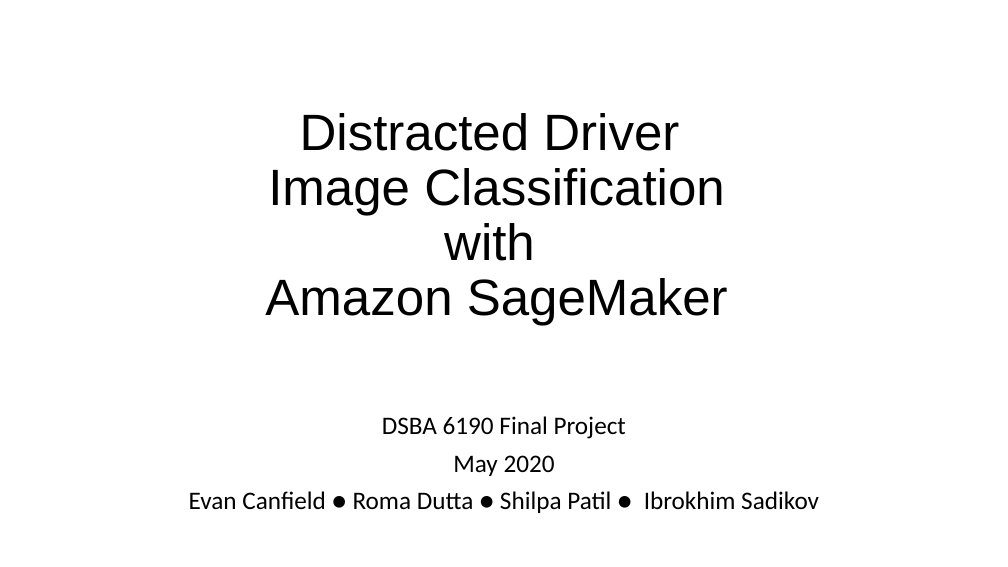
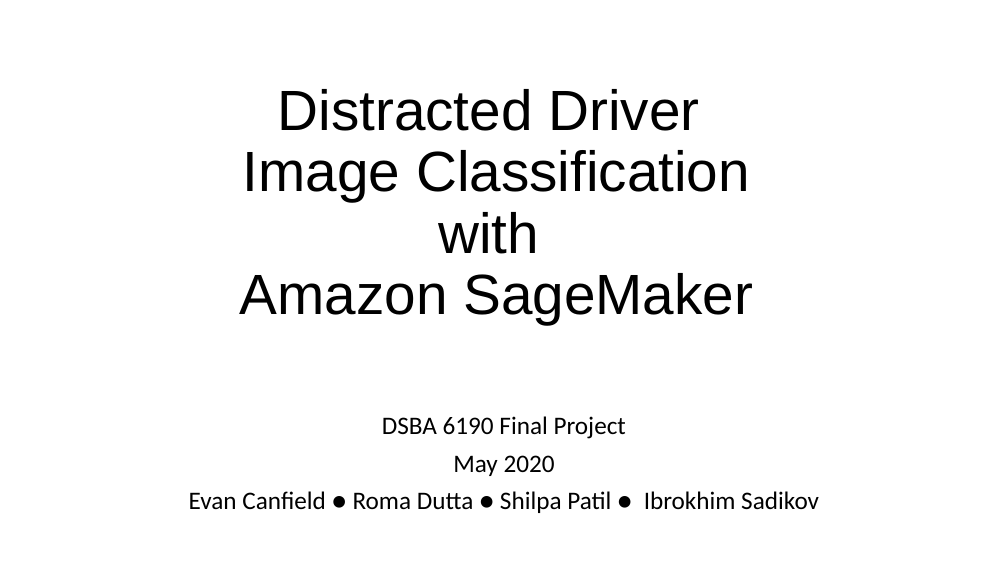
Before and after one commit to DSBA-6190-Final-Project-Team/DSBA-6190_Final-Project, a slide deck: slide 1 of presentation/Final Video Presentation.pptx. Drawn at 1008x567 pixels with LibreOffice and Linux fonts; fonts in the diff are those of the drawing. Boxes give left, top, right and bottom in pixels: in the first picture for what was removed or moved away, otherwise in the second. Text is boxed around its words. In the diff, an @@ line names an element or a change of style, - is before the commit and + after.

```diff
--- a/presentation/Final Video Presentation.pptx
+++ b/presentation/Final Video Presentation.pptx
@@ title "Distracted Driver Image Classification with ...": place and size @@
-title "Distracted Driver Image Classification with ..." at (265,113,728,325)
+title "Distracted Driver Image Classification with ..." at (240,89,753,324)
@@ title "Distracted Driver Image Classification with ..." at (240,89,753,324): size 48.6 to 54 pt @@
```
Also in this commit, not shown: 13 other slides changed, 6 slides added, 3 slides removed, 9 other files.
